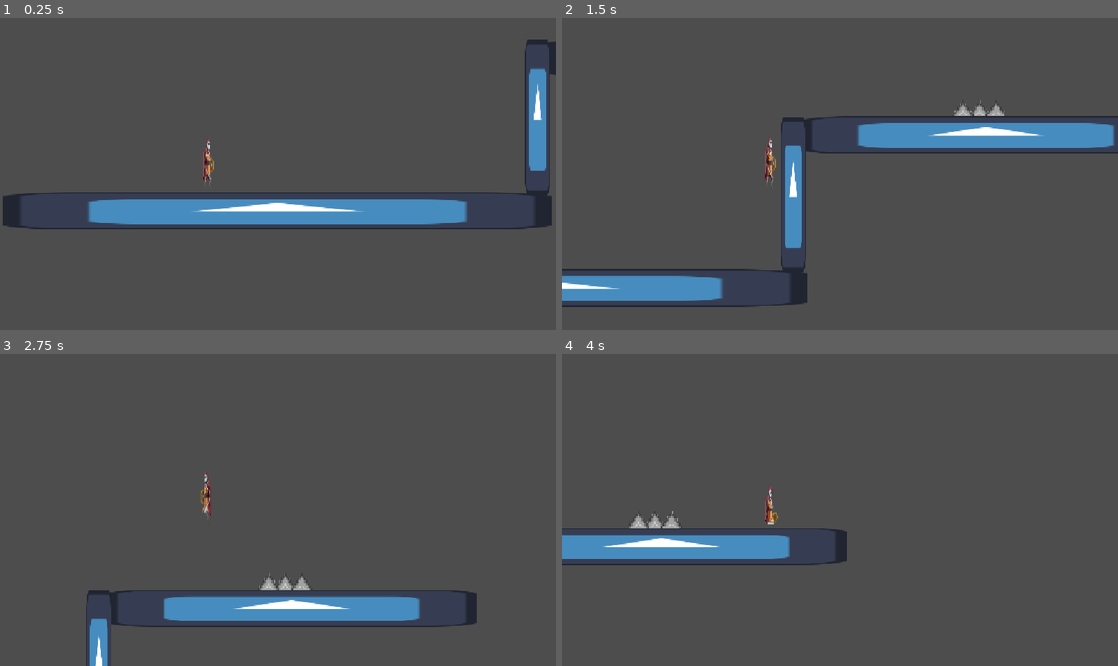
Above: before the commit, frames 1-4 (two rows, left to right).
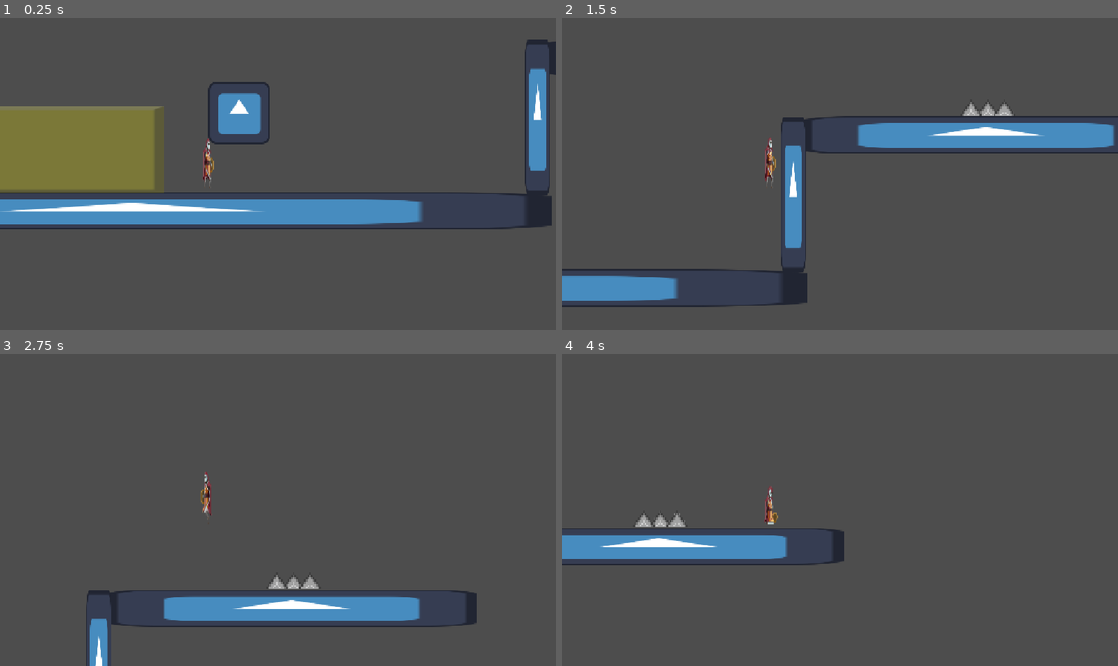
Above: after the commit, the same moments.

Repository: PabloBeceiro23/GodotCharacterTest
Game: Godot game, scene res://Escenas/node_2d.tscn
The game is run twice, just before and just after one commit, with the same random seed, the same clock (stepped at 60 frames per second) and the same inputs. The project has no main scene, so this scene is started directly. The engine's default icon, where the game draws it, is replaced by a stand-in: a white triangle on a blue panel in a dark square.
Inputs:
- Up to frame 1 (0.25 s): no input
- Up to frame 2 (1.5 s): hold Z (z) 0.53-1.28 s; hold D (derecha) from 0.53 s (still down); tap Ctrl (control) at 1.35 s
- Up to frame 3 (2.75 s): tap Z (z) at 1.55 s; release D (derecha) at 2.03 s; hold A (izquierda) from 2.03 s (still down); hold Z (z) from 2.03 s (still down); tap Space (espacio) at 2.1 s
- Up to frame 4 (4 s): release A (izquierda) at 2.78 s; release Z (z) at 2.78 s; hold D (derecha) from 2.78 s (still down); tap Shift (shift) at 2.85 s; tap Z (z) at 3.05 s; tap Enter at 3.5 s; hold Z (z) from 3.53 s (still down)

The runs differ from the first frame. In frame 1, 12% of the frame differs, in the area x 0-97%, y 20-68%; in frame 2, 1.3%; in frame 3, 0.3%; in frame 4, 0.5%.

Commit message:
se crea la moneda, se añade una animacion con keyframes y se crea la zona frenesi

Diff:
--- /dev/null
+++ b/Escenas/moneda.gd
@@ -0,0 +1,15 @@
+extends Node2D
+
+
+# Called when the node enters the scene tree for the first time.
+func _ready() -> void:
+	pass # Replace with function body.
+
+
+# Called every frame. 'delta' is the elapsed time since the previous frame.
+func _process(delta: float) -> void:
+	pass
+
+
+func _on_moneda_body_entered(body: Node2D) -> void:
+	pass
--- /dev/null
+++ b/Escenas/moneda.tscn
@@ -0,0 +1,86 @@
+[gd_scene format=3 uid="uid://dnlpi2dtk6640"]
+
+[ext_resource type="Script" uid="uid://bn8blm5pwo56i" path="res://Escenas/moneda.gd" id="1_n1bbm"]
+[ext_resource type="Texture2D" uid="uid://c748gpoeuk5ge" path="res://Sprites/coin.png" id="1_u6us8"]
+
+[sub_resource type="CircleShape2D" id="CircleShape2D_77to7"]
+radius = 49.010204
+
+[sub_resource type="AtlasTexture" id="AtlasTexture_5i42n"]
+atlas = ExtResource("1_u6us8")
+region = Rect2(0, 0, 120, 120)
+
+[sub_resource type="AtlasTexture" id="AtlasTexture_k0ua0"]
+atlas = ExtResource("1_u6us8")
+region = Rect2(120, 0, 120, 120)
+
+[sub_resource type="AtlasTexture" id="AtlasTexture_yw0am"]
+atlas = ExtResource("1_u6us8")
+region = Rect2(240, 0, 120, 120)
+
+[sub_resource type="AtlasTexture" id="AtlasTexture_8m4mm"]
+atlas = ExtResource("1_u6us8")
+region = Rect2(360, 0, 120, 120)
+
+[sub_resource type="AtlasTexture" id="AtlasTexture_hw0mt"]
+atlas = ExtResource("1_u6us8")
+region = Rect2(480, 0, 120, 120)
+
+[sub_resource type="AtlasTexture" id="AtlasTexture_mn0ys"]
+atlas = ExtResource("1_u6us8")
+region = Rect2(600, 0, 120, 120)
+
+[sub_resource type="AtlasTexture" id="AtlasTexture_4eor8"]
+atlas = ExtResource("1_u6us8")
+region = Rect2(720, 0, 120, 120)
+
+[sub_resource type="AtlasTexture" id="AtlasTexture_yxf4g"]
+atlas = ExtResource("1_u6us8")
+region = Rect2(840, 0, 120, 120)
+
+[sub_resource type="SpriteFrames" id="SpriteFrames_lfkbx"]
+animations = [{
+"frames": [{
+"duration": 1.0,
+"texture": SubResource("AtlasTexture_5i42n")
+}, {
+"duration": 1.0,
+"texture": SubResource("AtlasTexture_k0ua0")
+}, {
+"duration": 1.0,
+"texture": SubResource("AtlasTexture_yw0am")
+}, {
+"duration": 1.0,
+"texture": SubResource("AtlasTexture_8m4mm")
+}, {
+"duration": 1.0,
+"texture": SubResource("AtlasTexture_hw0mt")
+}, {
+"duration": 1.0,
+"texture": SubResource("AtlasTexture_mn0ys")
+}, {
+"duration": 1.0,
+"texture": SubResource("AtlasTexture_4eor8")
+}, {
+"duration": 1.0,
+"texture": SubResource("AtlasTexture_yxf4g")
+}],
+"loop": 1,
+"name": &"girar",
+"speed": 12.0
+}]
+
+[node name="Node2D" type="Node2D" unique_id=2115690289]
+script = ExtResource("1_n1bbm")
+
+[node name="moneda" type="Area2D" parent="." unique_id=521352667]
+
+[node name="CollisionShape2D" type="CollisionShape2D" parent="moneda" unique_id=1216946487]
+shape = SubResource("CircleShape2D_77to7")
+
+[node name="AnimatedSprite2D" type="AnimatedSprite2D" parent="moneda" unique_id=1516635168]
+sprite_frames = SubResource("SpriteFrames_lfkbx")
+animation = &"girar"
+frame_progress = 0.85627466
+
+[connection signal="body_entered" from="moneda" to="." method="_on_moneda_body_entered"]
--- a/Escenas/node_2d.tscn
+++ b/Escenas/node_2d.tscn
@@ -7,9 +7,11 @@
 [ext_resource type="Texture2D" uid="uid://7px0c6rccki8" path="res://Animaciones/knight 3 idle.png" id="5_1jbxi"]
 [ext_resource type="Texture2D" uid="uid://ccerpxliabdgr" path="res://Animaciones/knight death animation.png" id="5_h2fno"]
 [ext_resource type="Texture2D" uid="uid://ke2qaw8lgay8" path="res://Sprites/spikes.png" id="7_h2fno"]
+[ext_resource type="Texture2D" uid="uid://cctwqoi6fiovx" path="res://Sprites/zonaFrenesi.png" id="8_eslbg"]
+[ext_resource type="Script" uid="uid://ciwihuew10muu" path="res://Escenas/roca_flotante.gd" id="9_ec6y7"]
 
 [sub_resource type="RectangleShape2D" id="RectangleShape2D_lfkbx"]
-size = Vector2(1124, 76.5)
+size = Vector2(1737, 76.5)
 
 [sub_resource type="RectangleShape2D" id="RectangleShape2D_x6p5j"]
 size = Vector2(760, 76)
@@ -174,18 +176,59 @@
 [sub_resource type="RectangleShape2D" id="RectangleShape2D_5j00e"]
 size = Vector2(114, 35)
 
+[sub_resource type="RectangleShape2D" id="RectangleShape2D_vicex"]
+size = Vector2(758, 177)
+
+[sub_resource type="Animation" id="Animation_0hcvg"]
+length = 0.001
+tracks/0/type = "value"
+tracks/0/imported = false
+tracks/0/enabled = true
+tracks/0/path = NodePath(".:position")
+tracks/0/interp = 1
+tracks/0/loop_wrap = true
+tracks/0/keys = {
+"times": PackedFloat32Array(0),
+"transitions": PackedFloat32Array(1),
+"update": 0,
+"values": [Vector2(225, -161)]
+}
+
+[sub_resource type="Animation" id="Animation_dmto8"]
+resource_name = "movimiento"
+length = 2.0
+loop_mode = 1
+tracks/0/type = "value"
+tracks/0/imported = false
+tracks/0/enabled = true
+tracks/0/path = NodePath(".:position")
+tracks/0/interp = 2
+tracks/0/loop_wrap = true
+tracks/0/keys = {
+"times": PackedFloat32Array(0, 1),
+"transitions": PackedFloat32Array(1, 1),
+"update": 0,
+"values": [Vector2(225, -161), Vector2(375, -170)]
+}
+
+[sub_resource type="AnimationLibrary" id="AnimationLibrary_q4he1"]
+_data = {
+&"RESET": SubResource("Animation_0hcvg"),
+&"movimiento": SubResource("Animation_dmto8")
+}
+
 [node name="Node2D" type="Node2D" unique_id=1148614435]
 
 [node name="Suelo" type="StaticBody2D" parent="." unique_id=181905047]
 script = ExtResource("1_eeo38")
 
 [node name="CollisionShape2D" type="CollisionShape2D" parent="Suelo" unique_id=983789122]
-position = Vector2(325, 40.249992)
+position = Vector2(18.5, 40.249992)
 shape = SubResource("RectangleShape2D_lfkbx")
 
 [node name="Sprite2D" type="Sprite2D" parent="Suelo" unique_id=1754658389]
-position = Vector2(325, 40.999992)
-scale = Vector2(8.874999, 0.60156244)
+position = Vector2(22.999939, 40.999992)
+scale = Vector2(13.59375, 0.60156244)
 texture = ExtResource("2_2estv")
 
 [node name="Sprite2D2" type="Sprite2D" parent="Suelo" unique_id=735277598]
@@ -225,18 +268,49 @@
 shape = SubResource("RectangleShape2D_aui74")
 
 [node name="pinchos" type="Node2D" parent="." unique_id=1210381699]
+position = Vector2(1267, -333)
+metadata/_edit_group_ = true
 
 [node name="Sprite2D" type="Sprite2D" parent="pinchos" unique_id=1627012279]
-position = Vector2(1250, -331.625)
 scale = Vector2(0.12954538, 0.07637362)
 texture = ExtResource("7_h2fno")
 
 [node name="Area2D" type="Area2D" parent="pinchos" unique_id=2117728205]
-position = Vector2(2034, -767)
 
 [node name="CollisionShape2D" type="CollisionShape2D" parent="pinchos/Area2D" unique_id=6006821]
-position = Vector2(-783, 435)
 shape = SubResource("RectangleShape2D_5j00e")
+
+[node name="zonaFrenesi" type="Area2D" parent="." unique_id=1629798151]
+
+[node name="CollisionShape2D" type="CollisionShape2D" parent="zonaFrenesi" unique_id=2076739697]
+position = Vector2(-284, -89)
+shape = SubResource("RectangleShape2D_vicex")
+
+[node name="Sprite2D" type="Sprite2D" parent="zonaFrenesi" unique_id=2084890377]
+modulate = Color(1, 1, 1, 0.2627451)
+position = Vector2(-285.5, -86)
+scale = Vector2(3.373874, 1.2162162)
+texture = ExtResource("8_eslbg")
+
+[node name="CanvasLayer" type="CanvasLayer" parent="." unique_id=2066441754]
+
+[node name="Label" type="Label" parent="CanvasLayer" unique_id=1914397552]
+offset_left = 54.0
+offset_top = -149.0
+offset_right = 143.0
+offset_bottom = -126.0
+text = "Monedas: 0"
+metadata/_edit_use_anchors_ = true
+
+[node name="RocaFlotante" type="Sprite2D" parent="." unique_id=172912672]
+position = Vector2(225, -161)
+texture = ExtResource("2_2estv")
+script = ExtResource("9_ec6y7")
+
+[node name="AnimationPlayer" type="AnimationPlayer" parent="RocaFlotante" unique_id=1858442595]
+libraries/ = SubResource("AnimationLibrary_q4he1")
 
 [connection signal="animation_finished" from="Personaje/AnimatedSprite2D" to="Personaje" method="_on_animated_sprite_2d_animation_finished"]
 [connection signal="body_entered" from="pinchos/Area2D" to="Personaje" method="_on_area_2d_body_entered"]
+[connection signal="body_entered" from="zonaFrenesi" to="Personaje" method="_on_zona_frenesi_body_entered"]
+[connection signal="body_exited" from="zonaFrenesi" to="Personaje" method="_on_zona_frenesi_body_exited"]
--- /dev/null
+++ b/Escenas/roca_flotante.gd
@@ -0,0 +1,11 @@
+extends Sprite2D
+
+
+# Called when the node enters the scene tree for the first time.
+func _ready() -> void:
+	$AnimationPlayer.play("movimiento")
+
+
+# Called every frame. 'delta' is the elapsed time since the previous frame.
+func _process(delta: float) -> void:
+	pass
--- a/Scripts/character_body_2d.gd
+++ b/Scripts/character_body_2d.gd
@@ -4,10 +4,12 @@
 const JUMP_SPEED = -600
 var contadorSaltos = 0
 
+var enFrenesi = false
 var dentroDeMuerte = false
 
 func _ready() -> void:
 	$AnimatedSprite2D.sprite_frames.set_animation_loop_mode("die", SpriteFrames.LoopMode.LOOP_NONE)
+
 
 func _process(delta):
 	if velocity.x > 0 and Input.is_action_pressed("derecha"):
@@ -29,6 +31,10 @@
 # movimiento en el eje x
 	if dentroDeMuerte:
 		velocity.x = 0
+	elif enFrenesi and Input.is_action_pressed("izquierda"):
+		velocity.x = -SPEED - 300
+	elif enFrenesi and Input.is_action_pressed("derecha"):
+		velocity.x = SPEED + 300
 	elif Input.is_action_pressed("izquierda"):
 		velocity.x = -SPEED
 	elif Input.is_action_pressed("derecha"):
@@ -107,3 +113,12 @@
 # pinchos
 func _on_area_2d_body_entered(body: Node2D) -> void:
 	dentroDeMuerte = true
+
+
+# frenesi entrar
+func _on_zona_frenesi_body_entered(body: Node2D) -> void:
+	enFrenesi = true
+
+# frenesi salir
+func _on_zona_frenesi_body_exited(body: Node2D) -> void:
+	enFrenesi = false
Not shown, added: Escenas/moneda.gd.uid
Not shown, added: Escenas/roca_flotante.gd.uid
Binary file added: Sprites/coin.png
Not shown, added: Sprites/coin.png.import
Binary file added: Sprites/zonaFrenesi.png
Not shown, added: Sprites/zonaFrenesi.png.import
